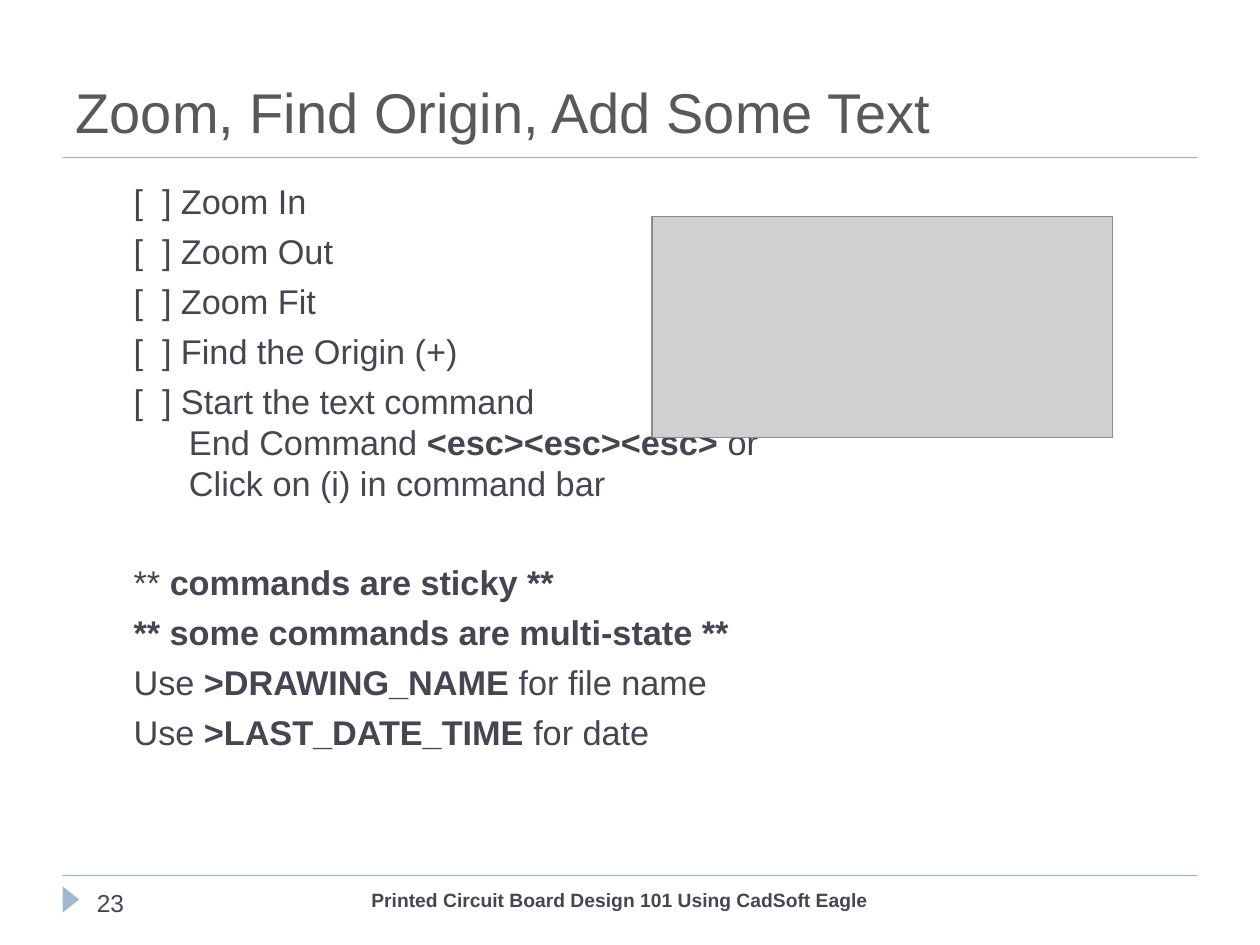
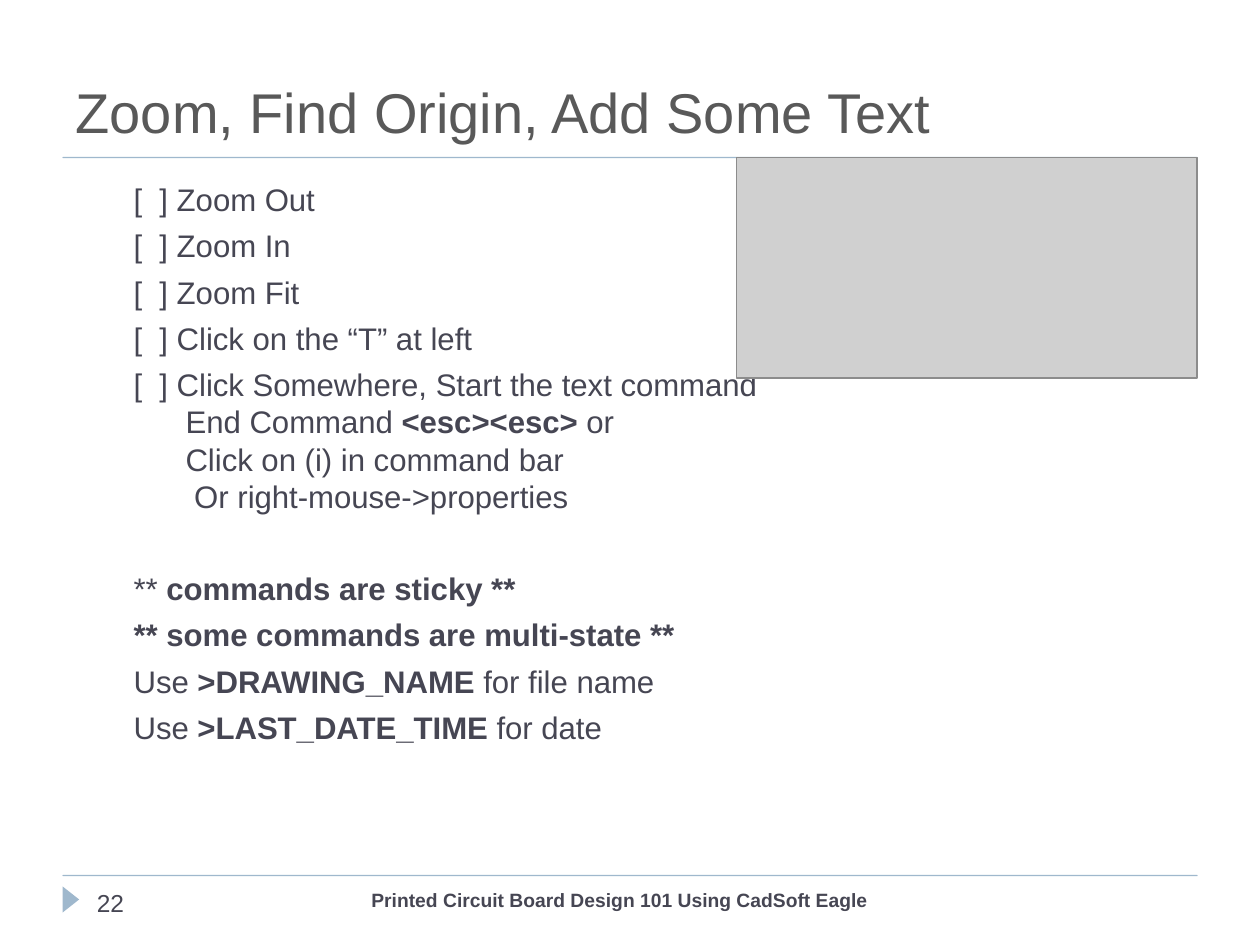
Before and after one commit to cogwheelcircuitworks/IntroToEagleCAD, a slide deck: slide 22 of ClassFiles/PCBDesignEagleCad101.ppt (slide 23 before the commit). Drawn at 1260x945 pixels with LibreOffice and Linux fonts; fonts in the diff are those of the drawing; grey boxes stand for pictures; background and template pictures are left out. Boxes give left, top, right and bottom in pixels: in the first picture for what was removed or moved away, otherwise in the second. Text is boxed around its words. In the diff, an @@ line names an element or a change of style, - is before the commit and + after.

Commit message:
ClassFiles/PCBDesignEagleCad99.ppt Updated presentation

```diff
--- a/ClassFiles/PCBDesignEagleCad101.ppt
+++ b/ClassFiles/PCBDesignEagleCad101.ppt
@@ picture: place and size @@
-picture at (653, 217, 1114, 437)
+picture at (736, 158, 1197, 378)
@@ text at (177, 189, 315, 212): paragraph added @@
+  [ ] Zoom Out
@@ text at (134, 235, 655, 743): size 19.6 to 17.8 pt in "[ ] Zoom In", "[ ] Zoom Fit", "** commands are sticky **", "** some commands are multi-state **" and 2 more places @@
@@ text at (181, 240, 333, 265): paragraph removed @@
-  [ ] Zoom Out
@@ text at (177, 327, 757, 514): text changed; size 19.6 to 17.8 pt @@
-  [ ] Find the Origin (+)
-  [ ] Start the text command
-  End Command <esc><esc><esc> or
-  Click on (i) in command bar
+  [ ] Click on the “T” at left
+  [ ] Click Somewhere, Start the text command
+  End Command <esc><esc> or
+  Click on (i) in command bar
+  Or right-mouse->properties
@@ page number at (97, 895, 124, 912): text changed @@
-23
+22
```
Also in this commit, not shown: 9 other slides changed, 1 slide added.
